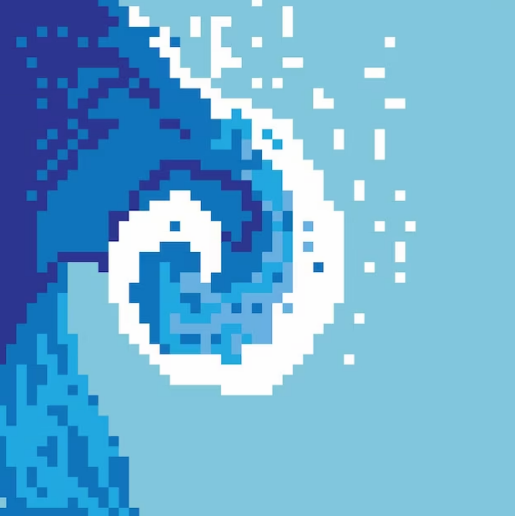
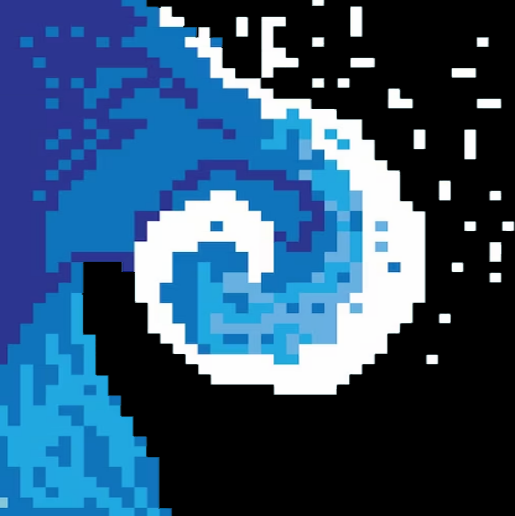
Layer changes from the first w=515, h=516 image to the second:
painted on "Ebene 1" over [left=4, top=0, right=515, bottom=516]
added layer "Ebene 2" over [left=4, top=0, right=515, bottom=516]
